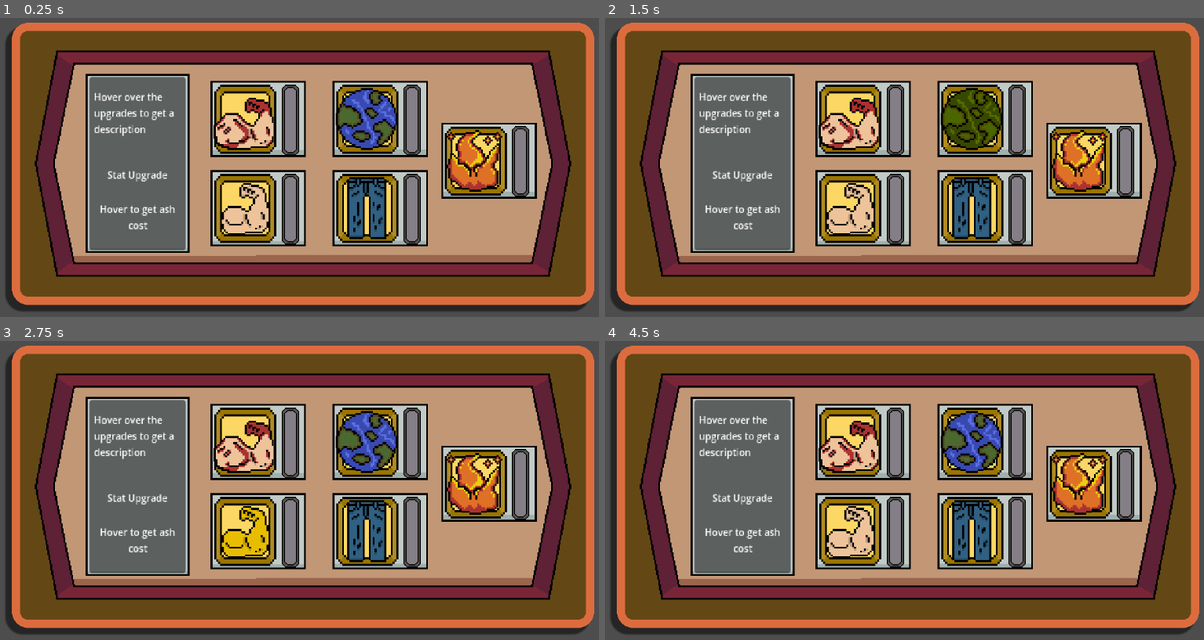
Above: before the commit, frames 1-4 (two rows, left to right).
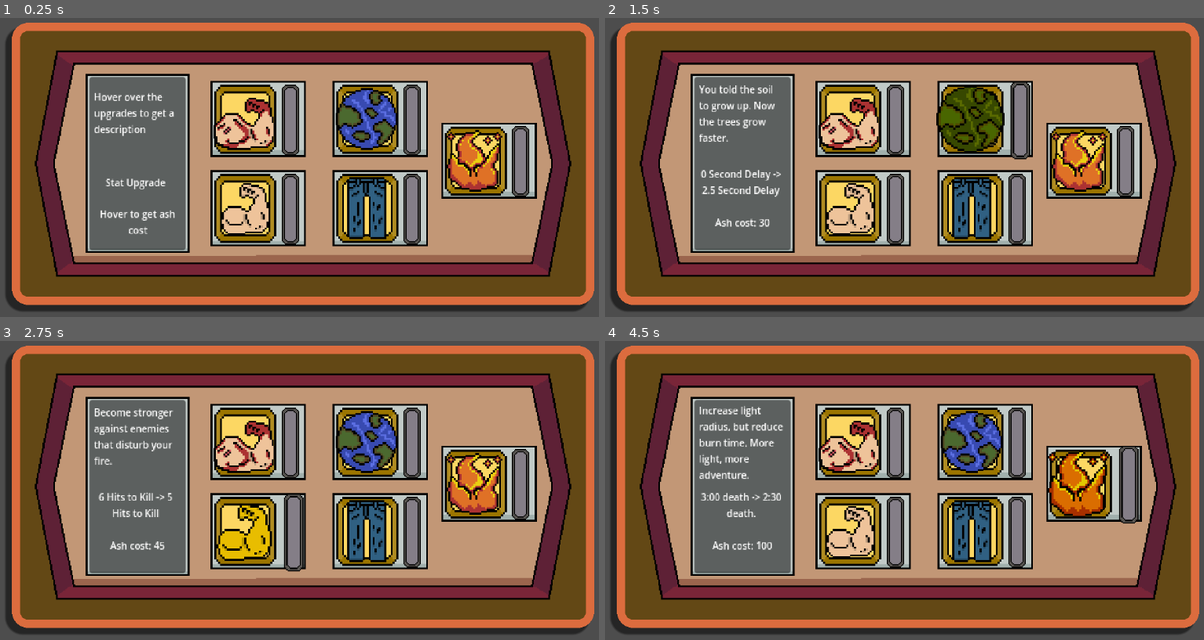
Above: after the commit, the same moments.

Repository: DaqCode/GameDevJS2025
Game: Godot game, scene res://scenes/UI/upgrade_station.tscn
The game is run twice, just before and just after one commit, with the same random seed, the same clock (stepped at 60 frames per second) and the same inputs. This scene is started directly instead of the project's main scene.
Inputs (mouse positions are in pixels of both pictures, inside the frame that each line leads up to):
- Up to frame 1 (0.25 s): no input
- Up to frame 2 (1.5 s): click (850, 119) at 0.5 s; click (970, 119) at 1.25 s
- Up to frame 3 (2.75 s): click (245, 532) at 2 s
- Up to frame 4 (4.5 s): click (970, 532) at 2.75 s; click (1078, 484) at 3.5 s; tap Enter at 4.25 s; move the mouse to (1048, 469) at 4.27 s; hold D (right) from 4.28 s (still down); hold E (interact) from 4.28 s (still down)

The runs differ from the first frame. In frame 1, 0.7% of the frame differs, in the area x 16-30%, y 51-73%; in frame 2, 3.4%; in frame 3, 2.9%; in frame 4, 4.0%, in the area x 15-90%, y 21-71%.
Error before the commit: Parse Error: Expression in match pattern must be a constant expression, an identifier, or an attribute access ("A.B"). (res://scenes/UI/upgrade_station.gd:37)

Commit message:
Slighgtly larger script for upgrade

Diff:
--- a/gamedevjs2025/scenes/UI/upgrade_station.gd
+++ b/gamedevjs2025/scenes/UI/upgrade_station.gd
@@ -1,6 +1,17 @@
 extends CanvasLayer
 
 @onready var button_container := $Panel/UpgradeContainer
+
+@onready var upgrade_1 := %Upgrade1
+@onready var upgrade_2 := %Upgrade2
+@onready var upgrade_3 := %Upgrade3
+@onready var upgrade_4 := %Upgrade4
+@onready var upgrade_5 := %Upgrade5
+
+@onready var upgrade_description := %Description
+@onready var upgrade_stat_upgrade := %StatDescription
+@onready var ash_cost := %AshCost
+
 
 var this_is_dumb := 1
 
@@ -34,8 +45,85 @@
 
 func _on_upgrade_mouse_entered(button: Button) -> void:
 	match button:
-		%Upgrade1:
-			print("ASBIUIDSUIFGIFSYGFIUYSGFYUSGFIUK")
+		upgrade_1:
+			upgrade_description.text = "Embed with checkered shirts, you now chop trees faster."
+			match GlobalPlayerScript.lumb_mus_upgrade:
+				1:
+					upgrade_stat_upgrade.text = "3 Hits -> 2 Hits"
+					ash_cost.text =  "Ash cost: 25"
+				2:
+					upgrade_stat_upgrade.text = "2 Hits -> 1 Hit"
+					ash_cost.text = "Ash cost: 55"
+				3:
+					upgrade_stat_upgrade.text = "1 Hit -> 1 Hit + 2+ Extra planks"
+					ash_cost.text = "Ash cost: 80"
+				_:
+					upgrade_stat_upgrade.text = "MAX"
+					ash_cost.text = "———"
+		upgrade_2:
+			upgrade_description.text = "You told the soil to grow up. Now the trees grow faster."
+			match GlobalPlayerScript.loc_eco_upgrade:
+				1:
+					upgrade_stat_upgrade.text = "0 Second Delay -> 2.5 Second Delay"
+					ash_cost.text =  "Ash cost: 30"
+				2:
+					upgrade_stat_upgrade.text = "2.5 Second Delay -> 4 Second Delay"
+					ash_cost.text = "Ash cost: 70"
+				3:
+					upgrade_stat_upgrade.text = "4 Second Delay -> 5 Second Delay"
+					ash_cost.text = "Ash cost: 100"
+				_:
+					upgrade_stat_upgrade.text = "MAX"
+					ash_cost.text = "———"
+		upgrade_3:
+			upgrade_description.text = "Become stronger against enemies that disturb your fire."
+			match GlobalPlayerScript.angry_mus_upgrade:
+				1:
+					upgrade_stat_upgrade.text = "6 Hits to Kill -> 5 Hits to Kill"
+					ash_cost.text =  "Ash cost: 45"
+				2:
+					upgrade_stat_upgrade.text = "5 Hits to Kill -> 3 Hits to Kill"
+					ash_cost.text = "Ash cost: 90"
+				3:
+					upgrade_stat_upgrade.text = "3 Hits to Kill -> 2 Hits to Kill"
+					ash_cost.text = "Ash cost: 165"
+				_:
+					upgrade_stat_upgrade.text = "MAX"
+					ash_cost.text = "———"
+		upgrade_4:
+			upgrade_description.text = "You become faster by becoming featherweight."
+			match GlobalPlayerScript.speed_leg_upgrade:
+				1:
+					# Speed to 75 -> 90
+					upgrade_stat_upgrade.text = "0% speed increase -> 20% speed increase"
+					ash_cost.text =  "Ash cost: 50"
+				2:
+					# Speed to 109
+					upgrade_stat_upgrade.text = "20% speed increase -> 45% speed increase"
+					ash_cost.text = "Ash cost: 100"
+				3:
+					# Speed to 131
+					upgrade_stat_upgrade.text = "45% speed increase -> 75% speed increase"
+					ash_cost.text = "Ash cost: 175"
+				_:
+					upgrade_stat_upgrade.text = "MAX"
+					ash_cost.text = "———"
+		upgrade_5:
+			upgrade_description.text = "Increase light radius, but reduce burn time. More light, more adventure."
+			match GlobalPlayerScript.fur_fire_upgrade:
+				1:
+					upgrade_stat_upgrade.text = "3:00 death -> 2:30 death."
+					ash_cost.text =  "Ash cost: 100"
+				2:
+					upgrade_stat_upgrade.text = "2:30 death -> 2:15 death"
+					ash_cost.text = "Ash cost: 250"
+				3:
+					upgrade_stat_upgrade.text = "2:15 death -> 2:00 death"
+					ash_cost.text = "Ash cost: 600"
+				_:
+					upgrade_stat_upgrade.text = "You reached the end..."
+					ash_cost.text = "———"
+
 
 	var tween = create_tween()
 	tween.tween_property(button, "scale", Vector2(1.1,1.1), 0.15).set_trans(Tween.TRANS_QUART).set_ease(Tween.EASE_OUT)
--- a/gamedevjs2025/scenes/UI/upgrade_station.tscn
+++ b/gamedevjs2025/scenes/UI/upgrade_station.tscn
@@ -69,6 +69,7 @@
 offset_bottom = 219.0
 
 [node name="Description" type="Label" parent="Panel/InventoryBackground/TwoDescriptions"]
+unique_name_in_owner = true
 layout_mode = 0
 offset_left = 5.0
 offset_top = 4.0
@@ -80,22 +81,25 @@
 autowrap_mode = 2
 
 [node name="StatDescription" type="Label" parent="Panel/InventoryBackground/TwoDescriptions"]
-layout_mode = 0
-offset_left = 6.0
-offset_top = 80.1429
-offset_right = 96.0
-offset_bottom = 126.143
+unique_name_in_owner = true
+layout_mode = 0
+offset_left = 5.14292
+offset_top = 88.1429
+offset_right = 95.1429
+offset_bottom = 134.143
 theme_override_font_sizes/font_size = 10
 text = "Stat Upgrade"
 horizontal_alignment = 1
 vertical_alignment = 1
+autowrap_mode = 2
 
 [node name="AshCost" type="Label" parent="Panel/InventoryBackground/TwoDescriptions"]
+unique_name_in_owner = true
 layout_mode = 0
 offset_left = 5.14292
-offset_top = 124.143
+offset_top = 129.286
 offset_right = 98.1429
-offset_bottom = 172.143
+offset_bottom = 177.286
 theme_override_font_sizes/font_size = 10
 text = "Hover to get ash cost"
 horizontal_alignment = 1
@@ -115,6 +119,7 @@
 offset_bottom = 519.0
 
 [node name="Upgrade1BoxTexture" type="TextureRect" parent="Panel/UpgradeContainer/UpgradeTextureUpgrades"]
+layout_mode = 0
 offset_left = 371.0
 offset_top = 113.0
 offset_right = 485.0
@@ -122,6 +127,7 @@
 texture = ExtResource("3_nj4hm")
 
 [node name="Upgrade2BoxTexture" type="TextureRect" parent="Panel/UpgradeContainer/UpgradeTextureUpgrades"]
+layout_mode = 0
 offset_left = 371.0
 offset_top = 277.0
 offset_right = 485.0
@@ -129,6 +135,7 @@
 texture = ExtResource("3_nj4hm")
 
 [node name="Upgrade3BoxTexture" type="TextureRect" parent="Panel/UpgradeContainer/UpgradeTextureUpgrades"]
+layout_mode = 0
 offset_left = 595.0
 offset_top = 113.0
 offset_right = 709.0
@@ -136,6 +143,7 @@
 texture = ExtResource("3_nj4hm")
 
 [node name="Upgrade4BoxTexture" type="TextureRect" parent="Panel/UpgradeContainer/UpgradeTextureUpgrades"]
+layout_mode = 0
 offset_left = 595.0
 offset_top = 277.0
 offset_right = 709.0
@@ -143,6 +151,7 @@
 texture = ExtResource("3_nj4hm")
 
 [node name="Upgrade5BoxTexture" type="TextureRect" parent="Panel/UpgradeContainer/UpgradeTextureUpgrades"]
+layout_mode = 0
 offset_left = 794.0
 offset_top = 190.0
 offset_right = 908.0
@@ -151,6 +160,7 @@
 
 [node name="Upgrade1" type="Button" parent="Panel/UpgradeContainer"]
 unique_name_in_owner = true
+layout_mode = 0
 offset_left = 371.0
 offset_top = 113.0
 offset_right = 484.545
